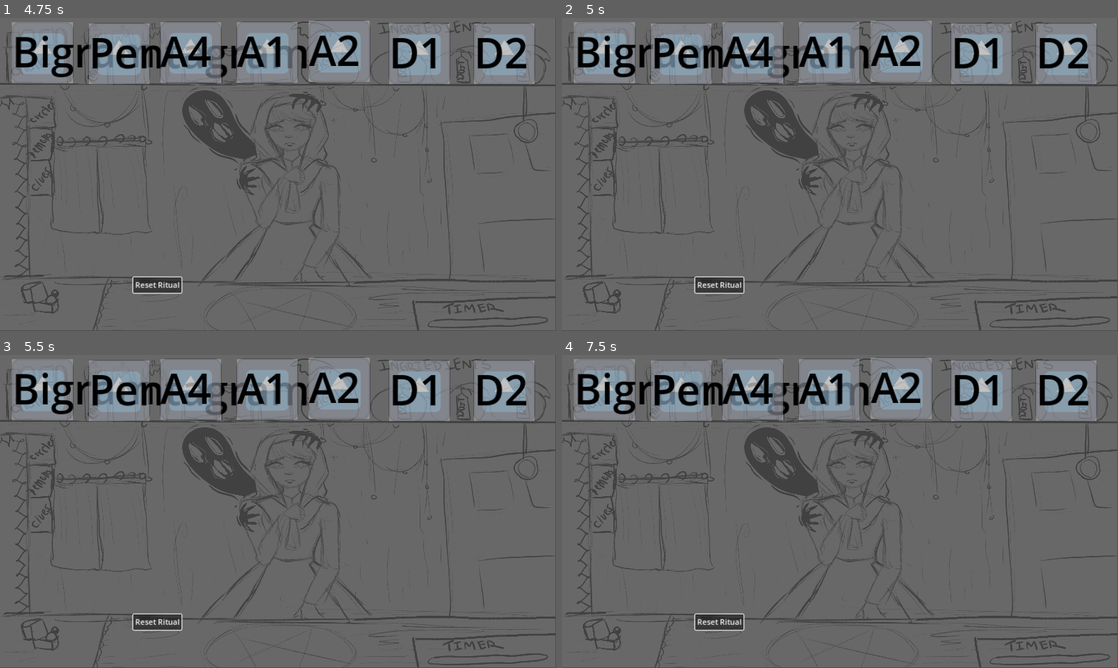
Above: before the commit, frames 1-4 (two rows, left to right).
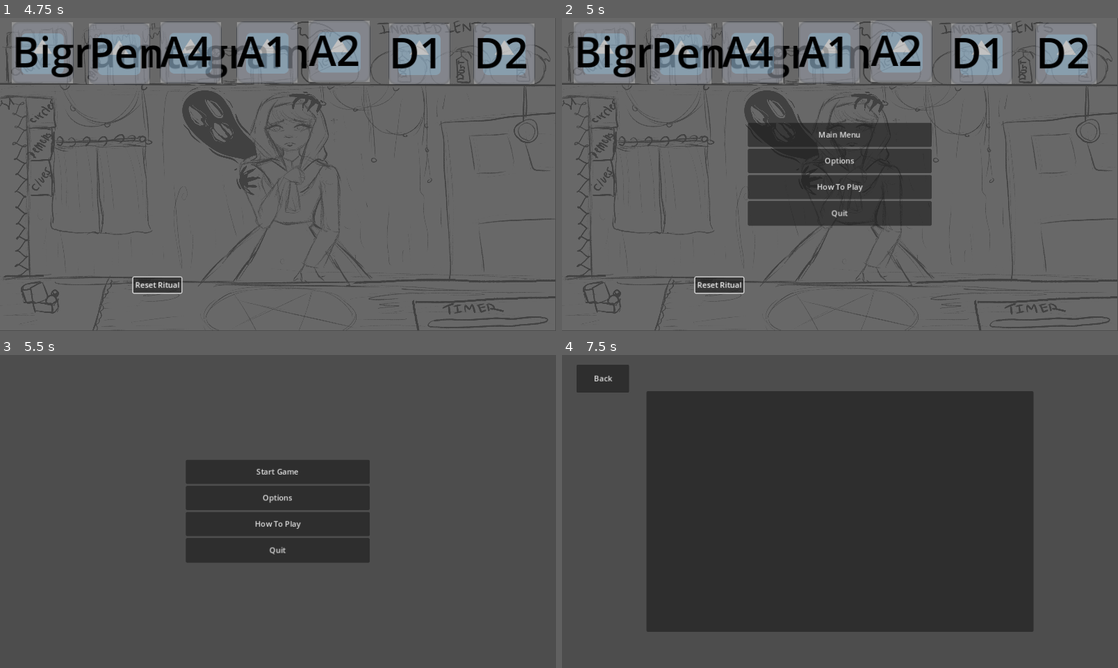
Above: after the commit, the same moments.

Repository: jkostello/Pirate-Software-Jam-15
Game: Godot game, scene res://shop.tscn
Same seed, same stepped clock (60 frames per second), same inputs: the game is played once before the commit and once after it. The engine's default icon, where the game draws it, is replaced by a stand-in: a white triangle on a blue panel in a dark square.
Inputs (mouse positions are in pixels of both pictures, inside the frame that each line leads up to):
- Up to frame 1 (4.75 s): tap Enter at 0.5 s; move the mouse to (400, 158) at 0.52 s; click (400, 158) at 0.67 s; click "Reset Ritual" at 1.25 s; drag from (166, 190) to (44, 52) at 2.02 s; move the mouse to (333, 105) at 2.77 s; click (333, 105) at 2.92 s; drag from (250, 237) to (116, 52) at 3.52 s; move the mouse to (444, 221) at 4.27 s; click (444, 221) at 4.42 s
- Up to frame 2 (5 s): tap Escape at 4.9 s
- Up to frame 3 (5.5 s): click (278, 470) at 5 s, where only the run after the commit has a clickable "Main Menu"
- Up to frame 4 (7.5 s): click (840, 498) at 5.75 s, where only the run after the commit has a clickable "Options"; click (600, 380) at 6.5 s, where only the run after the commit has a clickable "Back"; click (840, 524) at 7.25 s, where only the run after the commit has a clickable "How To Play"

Frame 1 is identical in both runs. In frame 2, 9.1% of the frame differs, in the area x 33-67%, y 33-67%; in frame 3, 87%; in frame 4, 91%, in the area x 0-100%, y 0-100%.

Commit message:
menus v1

Diff:
--- /dev/null
+++ b/UI/main_menu.gd
@@ -0,0 +1,61 @@
+extends Control
+
+@export var title_screen := true
+
+var shop : PackedScene = load("res://shop.tscn")
+var main_menu : PackedScene = load("res://UI/main_menu.tscn")
+
+func _ready():
+	%MainButtons.visible = true
+	%HowToPlay.visible = false
+	%Options.visible = false
+	%SubMenus.visible = false
+
+	visible = title_screen
+	%ToMainMenu.visible = not title_screen
+	%StartGame.visible = title_screen
+
+	if title_screen:
+		pass # TODO: Play fade in animation
+
+
+func _input(event):
+	if not title_screen:
+		if event is InputEventKey:
+			if event.keycode == KEY_ESCAPE and event.pressed and not event.echo:
+				visible = not visible
+				get_tree().paused = not get_tree().paused
+				if not visible:
+					_on_back_to_menu_pressed()
+
+
+func _on_start_game_pressed():
+	get_tree().change_scene_to_packed(shop)
+
+
+func _on_to_main_menu_pressed():
+	get_tree().paused = false
+	get_tree().change_scene_to_packed(main_menu)
+
+
+func _on_options_button_pressed():
+	%SubMenus.visible = true
+	%MainButtons.visible = false
+	%Options.visible = true
+	%HowToPlay.visible = false
+
+
+func _on_how_to_button_pressed():
+	%SubMenus.visible = true
+	%MainButtons.visible = false
+	%HowToPlay.visible = true
+	%Options.visible = false
+
+
+func _on_back_to_menu_pressed():
+	%SubMenus.visible = false
+	%MainButtons.visible = true
+
+
+func _on_quit_pressed():
+	get_tree().quit()
--- /dev/null
+++ b/UI/main_menu.tscn
@@ -0,0 +1,161 @@
+[gd_scene load_steps=3 format=3 uid="uid://dtcs2rs1ixl7a"]
+
+[ext_resource type="Script" path="res://UI/main_menu.gd" id="1_wv7xw"]
+[ext_resource type="Script" path="res://UI/options.gd" id="2_mtekv"]
+
+[node name="MainMenu" type="Control"]
+process_mode = 3
+layout_mode = 3
+anchors_preset = 15
+anchor_right = 1.0
+anchor_bottom = 1.0
+grow_horizontal = 2
+grow_vertical = 2
+mouse_filter = 1
+script = ExtResource("1_wv7xw")
+
+[node name="HBoxContainer" type="HBoxContainer" parent="."]
+layout_mode = 1
+anchors_preset = 15
+anchor_right = 1.0
+anchor_bottom = 1.0
+grow_horizontal = 2
+grow_vertical = 2
+
+[node name="VBoxContainer" type="VBoxContainer" parent="HBoxContainer"]
+layout_mode = 2
+size_flags_horizontal = 3
+
+[node name="VBoxContainer2" type="VBoxContainer" parent="HBoxContainer"]
+layout_mode = 2
+size_flags_horizontal = 3
+
+[node name="Control" type="Control" parent="HBoxContainer/VBoxContainer2"]
+layout_mode = 2
+size_flags_vertical = 3
+
+[node name="MainButtons" type="VBoxContainer" parent="HBoxContainer/VBoxContainer2"]
+unique_name_in_owner = true
+visible = false
+layout_mode = 2
+size_flags_vertical = 3
+
+[node name="StartGame" type="Button" parent="HBoxContainer/VBoxContainer2/MainButtons"]
+unique_name_in_owner = true
+layout_mode = 2
+size_flags_vertical = 3
+text = "Start Game"
+
+[node name="ToMainMenu" type="Button" parent="HBoxContainer/VBoxContainer2/MainButtons"]
+unique_name_in_owner = true
+visible = false
+layout_mode = 2
+size_flags_vertical = 3
+text = "Main Menu"
+
+[node name="OptionsButton" type="Button" parent="HBoxContainer/VBoxContainer2/MainButtons"]
+unique_name_in_owner = true
+layout_mode = 2
+size_flags_vertical = 3
+text = "Options"
+
+[node name="HowToButton" type="Button" parent="HBoxContainer/VBoxContainer2/MainButtons"]
+unique_name_in_owner = true
+layout_mode = 2
+size_flags_vertical = 3
+text = "How To Play"
+
+[node name="Quit" type="Button" parent="HBoxContainer/VBoxContainer2/MainButtons"]
+unique_name_in_owner = true
+layout_mode = 2
+size_flags_vertical = 3
+text = "Quit"
+
+[node name="Control2" type="Control" parent="HBoxContainer/VBoxContainer2"]
+layout_mode = 2
+size_flags_vertical = 3
+
+[node name="VBoxContainer3" type="VBoxContainer" parent="HBoxContainer"]
+layout_mode = 2
+size_flags_horizontal = 3
+
+[node name="SubMenus" type="Control" parent="."]
+unique_name_in_owner = true
+layout_mode = 1
+anchors_preset = 15
+anchor_right = 1.0
+anchor_bottom = 1.0
+grow_horizontal = 2
+grow_vertical = 2
+mouse_filter = 1
+
+[node name="MarginContainer" type="MarginContainer" parent="SubMenus"]
+layout_mode = 1
+anchors_preset = 15
+anchor_right = 1.0
+anchor_bottom = 1.0
+grow_horizontal = 2
+grow_vertical = 2
+theme_override_constants/margin_left = 175
+theme_override_constants/margin_top = 75
+theme_override_constants/margin_right = 175
+theme_override_constants/margin_bottom = 75
+
+[node name="Options" type="TabContainer" parent="SubMenus/MarginContainer"]
+unique_name_in_owner = true
+layout_mode = 2
+script = ExtResource("2_mtekv")
+
+[node name="Video" type="Control" parent="SubMenus/MarginContainer/Options"]
+layout_mode = 2
+
+[node name="VBoxContainer" type="VBoxContainer" parent="SubMenus/MarginContainer/Options/Video"]
+layout_mode = 1
+anchors_preset = 15
+anchor_right = 1.0
+anchor_bottom = 1.0
+grow_horizontal = 2
+grow_vertical = 2
+
+[node name="Audio" type="Control" parent="SubMenus/MarginContainer/Options"]
+visible = false
+layout_mode = 2
+
+[node name="HowToPlay" type="TabContainer" parent="SubMenus/MarginContainer"]
+unique_name_in_owner = true
+visible = false
+layout_mode = 2
+
+[node name="MarginContainer2" type="MarginContainer" parent="SubMenus"]
+layout_mode = 1
+anchors_preset = -1
+anchor_right = 0.147
+anchor_bottom = 0.153
+offset_right = -0.343994
+offset_bottom = -0.144005
+theme_override_constants/margin_left = 30
+theme_override_constants/margin_top = 20
+theme_override_constants/margin_right = 30
+theme_override_constants/margin_bottom = 20
+
+[node name="BackToMenu" type="Button" parent="SubMenus/MarginContainer2"]
+unique_name_in_owner = true
+layout_mode = 2
+text = "Back"
+
+[node name="Blackout" type="ColorRect" parent="."]
+visible = false
+layout_mode = 1
+anchors_preset = 15
+anchor_right = 1.0
+anchor_bottom = 1.0
+grow_horizontal = 2
+grow_vertical = 2
+color = Color(0, 0, 0, 1)
+
+[connection signal="pressed" from="HBoxContainer/VBoxContainer2/MainButtons/StartGame" to="." method="_on_start_game_pressed"]
+[connection signal="pressed" from="HBoxContainer/VBoxContainer2/MainButtons/ToMainMenu" to="." method="_on_to_main_menu_pressed"]
+[connection signal="pressed" from="HBoxContainer/VBoxContainer2/MainButtons/OptionsButton" to="." method="_on_options_button_pressed"]
+[connection signal="pressed" from="HBoxContainer/VBoxContainer2/MainButtons/HowToButton" to="." method="_on_how_to_button_pressed"]
+[connection signal="pressed" from="HBoxContainer/VBoxContainer2/MainButtons/Quit" to="." method="_on_quit_pressed"]
+[connection signal="pressed" from="SubMenus/MarginContainer2/BackToMenu" to="." method="_on_back_to_menu_pressed"]
--- /dev/null
+++ b/UI/options.gd
@@ -0,0 +1 @@
+extends TabContainer
--- a/shop.tscn
+++ b/shop.tscn
@@ -1,9 +1,10 @@
-[gd_scene load_steps=5 format=3 uid="uid://b4aiw4jts5hgq"]
+[gd_scene load_steps=6 format=3 uid="uid://b4aiw4jts5hgq"]
 
 [ext_resource type="Script" path="res://shop.gd" id="1_d28ra"]
 [ext_resource type="Texture2D" uid="uid://b6nwcwukicljd" path="res://alchemy2.png" id="1_wkj8h"]
 [ext_resource type="PackedScene" uid="uid://b5pnl2hsow6jr" path="res://Circles/base_circle.tscn" id="2_ss73g"]
 [ext_resource type="PackedScene" uid="uid://djeytu43sbild" path="res://Ingredients/base_ingredient.tscn" id="3_ceipf"]
+[ext_resource type="PackedScene" uid="uid://dtcs2rs1ixl7a" path="res://UI/main_menu.tscn" id="5_qgild"]
 
 [node name="Shop" type="Node2D"]
 script = ExtResource("1_d28ra")
@@ -68,4 +69,15 @@
 offset_bottom = 568.0
 text = "Reset Ritual"
 
+[node name="MainMenu" parent="." instance=ExtResource("5_qgild")]
+visible = false
+anchors_preset = 0
+anchor_right = 0.0
+anchor_bottom = 0.0
+offset_right = 1152.0
+offset_bottom = 648.0
+grow_horizontal = 1
+grow_vertical = 1
+title_screen = false
+
 [connection signal="pressed" from="Reset" to="." method="_on_reset_pressed"]
